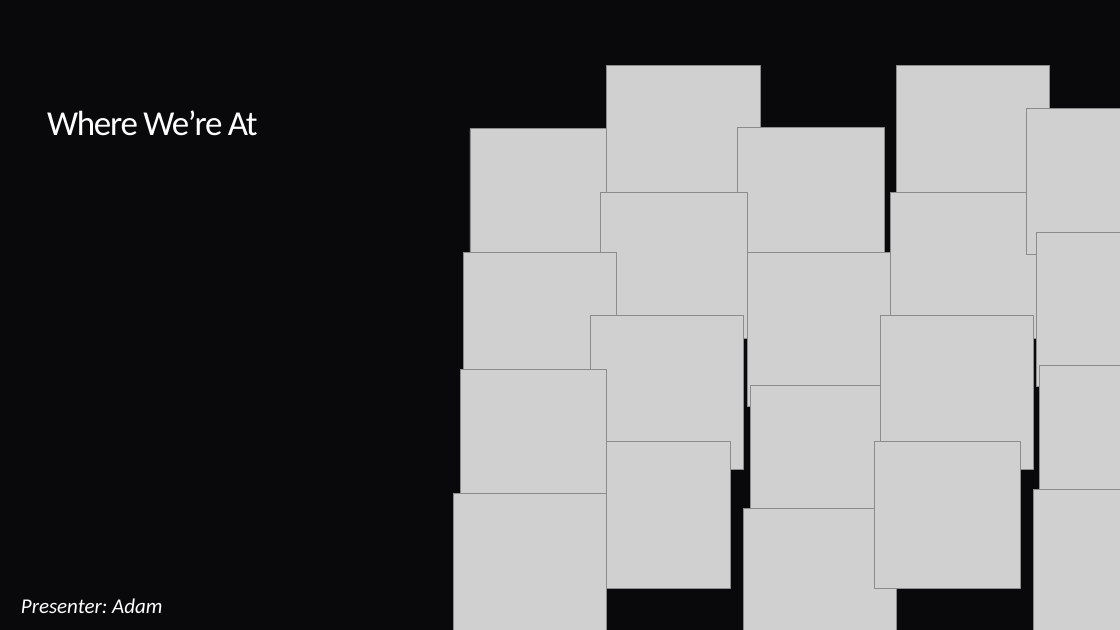
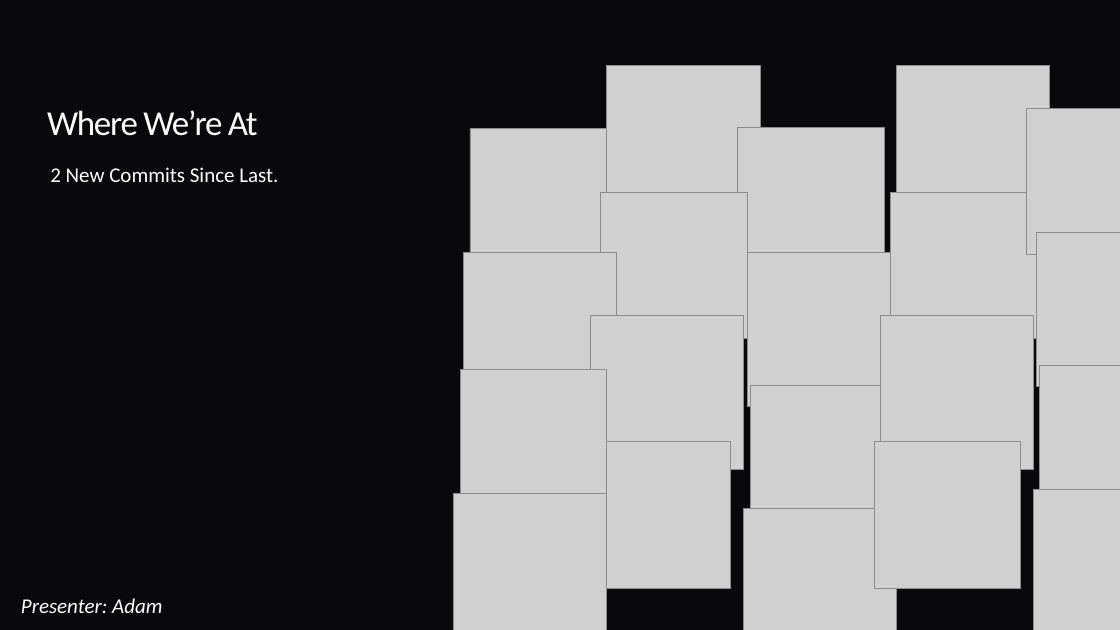
Before and after one commit to programDraconic/IGTTAWAGMTAVSBHVFDAOUM, a slide deck: slide 2 of docs/presentations/TL1-SA/C3383 TL1 STATUS UPDATE 20261117.pptx. Drawn at 1120x630 pixels with LibreOffice and Linux fonts; fonts in the diff are those of the drawing; grey boxes stand for pictures; background and template pictures are left out. Boxes give left, top, right and bottom in pixels: in the first picture for what was removed or moved away, otherwise in the second. Text is boxed around its words. In the diff, an @@ line names an element or a change of style, - is before the commit and + after.

```diff
--- a/docs/presentations/TL1-SA/C3383 TL1 STATUS UPDATE 20261117.pptx
+++ b/docs/presentations/TL1-SA/C3383 TL1 STATUS UPDATE 20261117.pptx
@@ text added at [50,167,278,182], 18 pt, text #FFFFFF @@
+2 New Commits Since Last.
```
Also in this commit, not shown: 1 other slide changed, 14 slides added, 37 slides removed, 2 other files.
